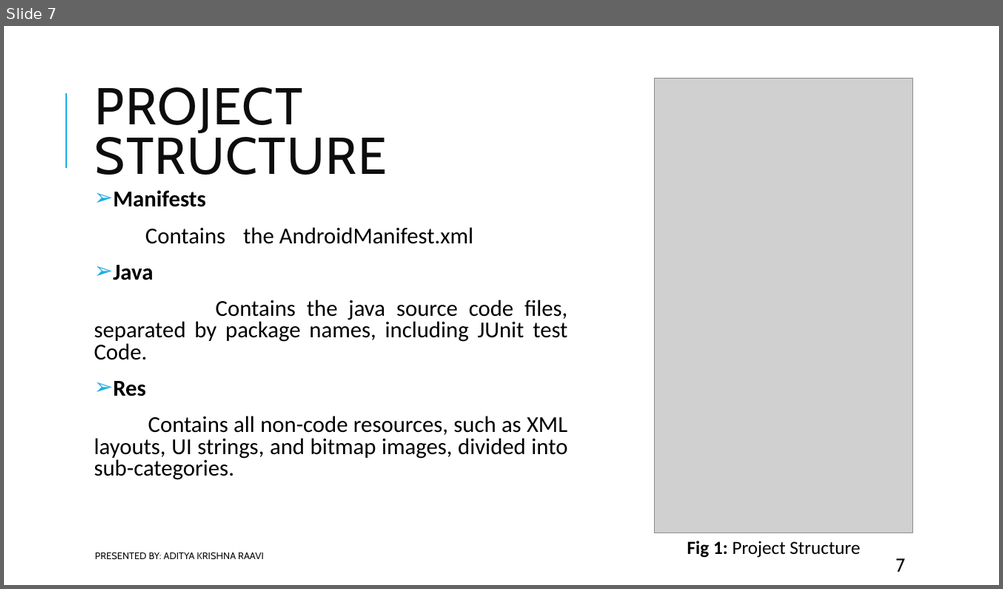
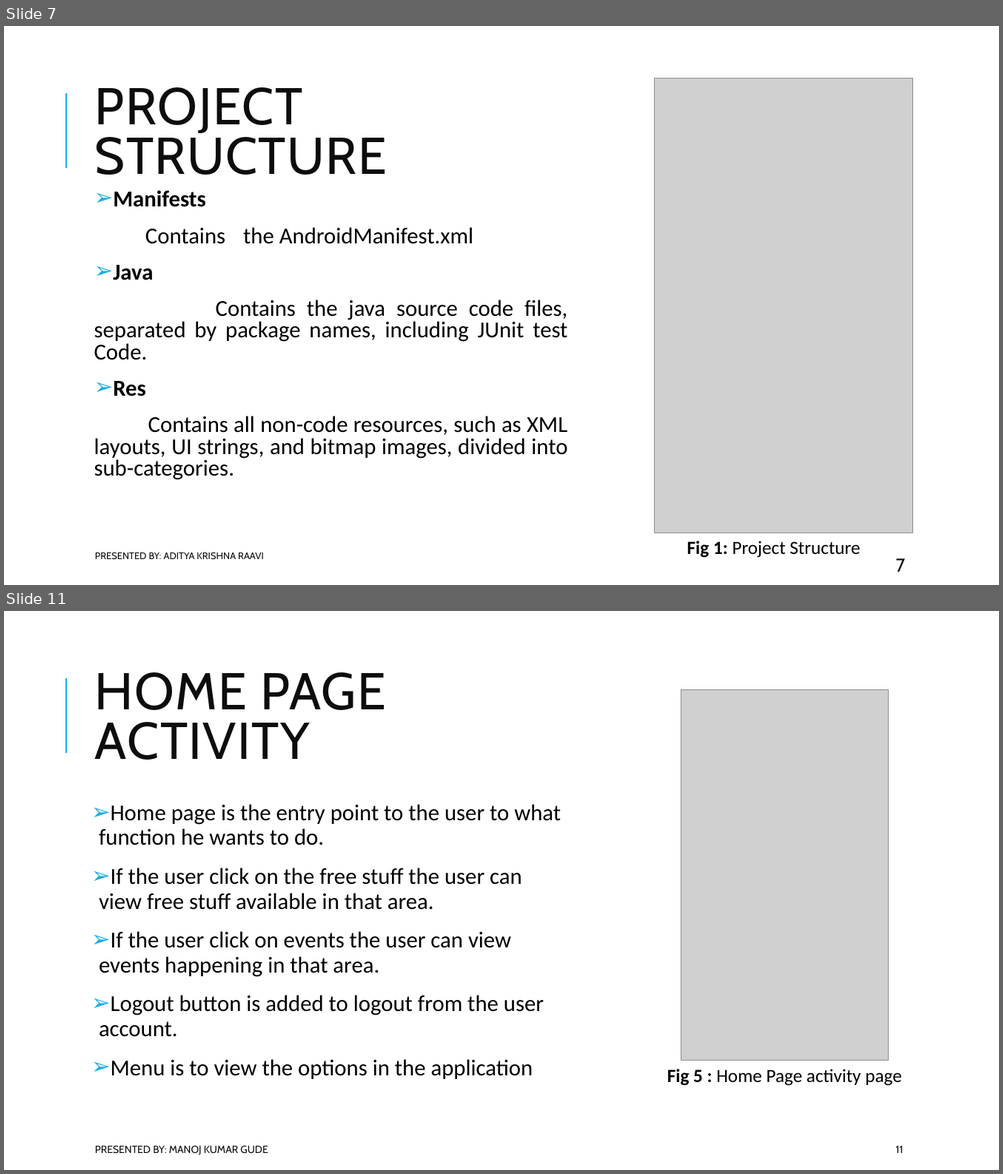
Before and after one commit to Sec03Team05Fall22GDP1/FreebiesforNewbies, a slide deck: Project_Files/Sprint7/FreBies FOR NewBIES midterm.pptx. Shown one above the other, each under a label of ours: slide 7 before the commit, slides 7 and 11 after it; the slides between them are not shown. The pictures are 1003x589 and 1003x1174 pixels, drawn with LibreOffice and Linux fonts; fonts in the diff are those of the drawing; grey boxes stand for pictures. Boxes give left, top, right and bottom in pixels: in the first picture for what was removed or moved away, otherwise in the second. Text is boxed around its words. In the diff, an @@ line names an element or a change of style, - is before the commit and + after.

```diff
--- a/Project_Files/Sprint7/FreBies FOR NewBIES midterm.pptx
+++ b/Project_Files/Sprint7/FreBies FOR NewBIES midterm.pptx
@@ slide 11 added at <box>4,611,999,1170</box>, background #FFFFFF; not listed: 1 template element that a slide beside it also shows @@
@@ title added at <box>95,672,386,760</box>, 50 pt, text #0D0D0D @@
+HOME PAGE ACTIVITY
@@ picture added at <box>680,690,888,1061</box> @@
@@ text added at <box>99,804,560,1079</box>, 22 pt, text #000000 @@
+➢ Home page is the entry point to the user to what function he wants to do.
+➢ If the user click on the free stuff the user can view free stuff available in that area.
+➢ If the user click on events the user can view events happening in that area.
+➢ Logout button is added to logout from the user account.
+➢ Menu is to view the options in the application
@@ text added at <box>667,1069,901,1086</box>, 18 pt, text #000000 @@
+Fig 5 : Home Page activity page
@@ text added at <box>95,1146,267,1156</box>, 10 pt, text #0D0D0D @@
+PRESENTED BY: MANOJ KUMAR GUDE
@@ page number added at <box>896,1146,903,1153</box>, 10 pt, text #0D0D0D @@
+11
```
Also in this commit, not shown: 3 other slides added.
